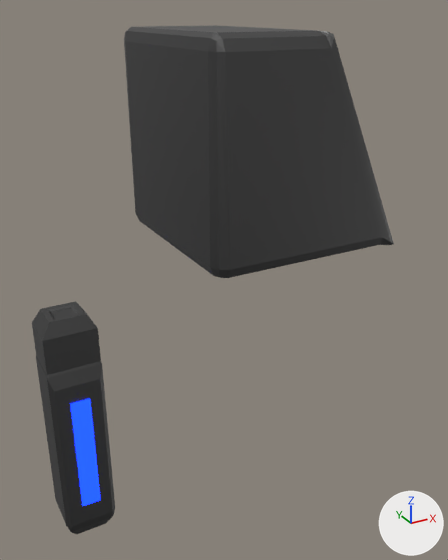
Before and after pictures for a commit that changed the Blender file Assets/Scenes/Chapter1/Models/SentryModel.blend.
Camera for both pictures: a 50 mm lens placed at (-4.03, -7.14, 5.97), pointed at (-1.34, -2.24, 3.52). The lights are fixed; the arrows at lower right show +X, +Y and +Z.

Before the edit, the objects in view are built like this:
```python
me_cube_002 = bpy.data.meshes.new('Cube.002')
me_cube_002.from_pydata(...)  # 144 vertices, 121 faces; spans x -1.0..0.99, y -1.0..1.0, z -1.0..1.0
# faces by material slot: [112, 9]
me_cube_002.materials.append(mat_material_003)  # dark grey #616161
me_cube_002.materials.append(mat_material_005)  # white #e7e7e7
me_cube_005 = bpy.data.meshes.new('Cube.005')
me_cube_005.from_pydata(...)  # 52 vertices, 52 faces; spans x -1.51..1.07, y -1.0..1.0, z -1.0..1.0
me_cube_005.materials.append(mat_material_003)  # dark grey #616161
me_cube_007 = bpy.data.meshes.new('Cube.007')
me_cube_007.from_pydata(...)  # 28 vertices, 24 faces; spans x -1.0..1.0, y -1.0..46.0, z -1.0..1.0
me_cube_007.materials.append(mat_material_004)  # blue #3634be
ob_arm = bpy.data.objects.new('Arm', me_cube_005)
ob_arm.location = (-3.11, -3.02, 2.77)
ob_arm.rotation_euler = (0.0, 1.571, 0.0)  # degrees (0, 90, 0)
ob_arm.scale = (0.773, 0.198, 0.208)
ob_armpanel = bpy.data.objects.new('ArmPanel', me_cube_007)
ob_armpanel.location = (-3.1, -3.22, 2.79)
ob_armpanel.rotation_euler = (0.0, 1.571, 0.0)  # degrees (0, 90, 0)
ob_armpanel.scale = (0.499, 0.00879, 0.0757)
ob_head = bpy.data.objects.new('Head', me_cube_002)
ob_head.location = (-0.86, -2.05, 4.83)
ob_head.scale = (0.97, 0.97, 0.97)
```
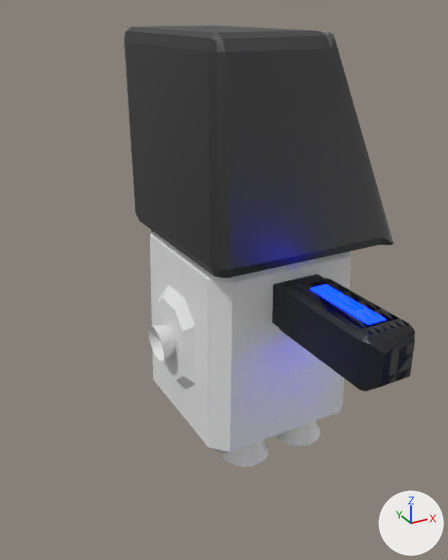
Location of each change, (x1, y1, x2, y2) in pixels of the pictures (448 x 560 px; the box of a moved part takes in the faces that stretch with it):
'Cube', added: after (150, 231, 352, 454)
'ArmPanel', reshaped, moved, turned, rescaled, modifiers changed: before (70, 398, 101, 506); after (272, 274, 415, 391)
'Arm', hidden: before (32, 301, 115, 534)
'Cylinder', added: after (220, 421, 320, 467)
'Cylinder.001', added: after (148, 325, 176, 361)
part 1 of me_cube_007, moved or reshaped: before (70, 398, 101, 506); after (310, 284, 386, 325)
part 2 of me_cube_007, added: after (272, 274, 415, 391)

What the commit changed:
me_cube_007 is used by ob_armpanel; location (-3.1, -3.22, 2.79); rotation (0.0, 1.571, 0.0), in degrees (0, 90, 0); scale (0.499, 0.00879, 0.0757).
me_cube_007 had 28 vertices, 24 faces and spanned x -1.0..1.0, y -1.0..46.0, z -1.0..1.0.
me_cube_007 now has 80 vertices, 76 faces and spans x -1.8..2.2, y -22.4..24.6, z -2.6..2.9.
me_cube_007 part 1: the loose piece of 16 vertices spanning x -1.0..1.0, y -1.0..1.0, z -1.0..1.0 is moved by (0.5, -21.4, 0.2).
me_cube_007 part 2: a new loose piece of 52 vertices spanning x -1.8..2.2, y -21.3..23.7, z -2.6..2.9, in mat_material_003 (dark grey #616161).
me_cube_007 now uses material mat_material_003 (dark grey #616161).
Mesh me_cylinder_001 is new.
It has 64 vertices, 33 faces and spans x -1.57..1.57, y -1.57..1.57, z -1.0..1.0.
Mesh me_cylinder is new.
It has 64 vertices, 33 faces and spans x -2.3..2.3, y -2.3..2.3, z -1.63..1.47.
Mesh me_cube is new.
It has 400 vertices, 398 faces and spans x -1.36..1.24, y -1.24..1.24, z -2.47..1.0.
Object 'Arm' (ob_arm) moves from (-3.11, -3.02, 2.77) to (-1.42, -3.6, 2.94).
Object 'Arm' (ob_arm) is rescaled from (0.773, 0.198, 0.208) to (0.589, 0.151, 0.158).
Object 'Arm' (ob_arm) is now hidden.
Object 'ArmPanel' (ob_armpanel) moves from (-3.1, -3.22, 2.79) to (-0.92, -3.36, 3.48).
Object 'ArmPanel' (ob_armpanel) turns from (0, 90, 0) to (-90, 0, -90) degrees about x, y and z.
Object 'ArmPanel' (ob_armpanel) is rescaled from (0.499, 0.00879, 0.0757) to (0.388, 0.0107, 0.0923).
Object 'ArmPanel' (ob_armpanel) gains a ARRAY modifier named 'Array'.
Modifier setting: relative_offset_displace = (0.0, 0.0, 0.0).
Object 'Cylinder.001' (ob_cylinder_001) is new; it shows me_cylinder_001.
Its location is (-1.88, -2.03, 2.89).
Its rotation in degrees is (0, -95, 0).
Its scale is (0.121, 0.121, 0.121).
Object 'Cylinder' (ob_cylinder) is new; it shows me_cylinder.
Its location is (-0.51, -2.46, 1.72).
Its scale is (0.11, 0.11, 0.11).
It gains a SOLIDIFY modifier named 'Solidify'.
Modifier setting: thickness = 0.28.
Modifier setting: offset = 0.0.
Modifier setting: use_even_offset = True.
It gains a ARRAY modifier named 'Array'.
Modifier setting: relative_offset_displace = (0.0, 1.5, 0.0).
It gains a ARRAY modifier named 'Array.001'.
Modifier setting: relative_offset_displace = (-1.3, 0.0, 0.0).
Object 'Cube' (ob_cube) is new; it shows me_cube.
Its location is (-0.93, -2.01, 3.31).
Its scale is (0.677, 0.692, 0.595).
